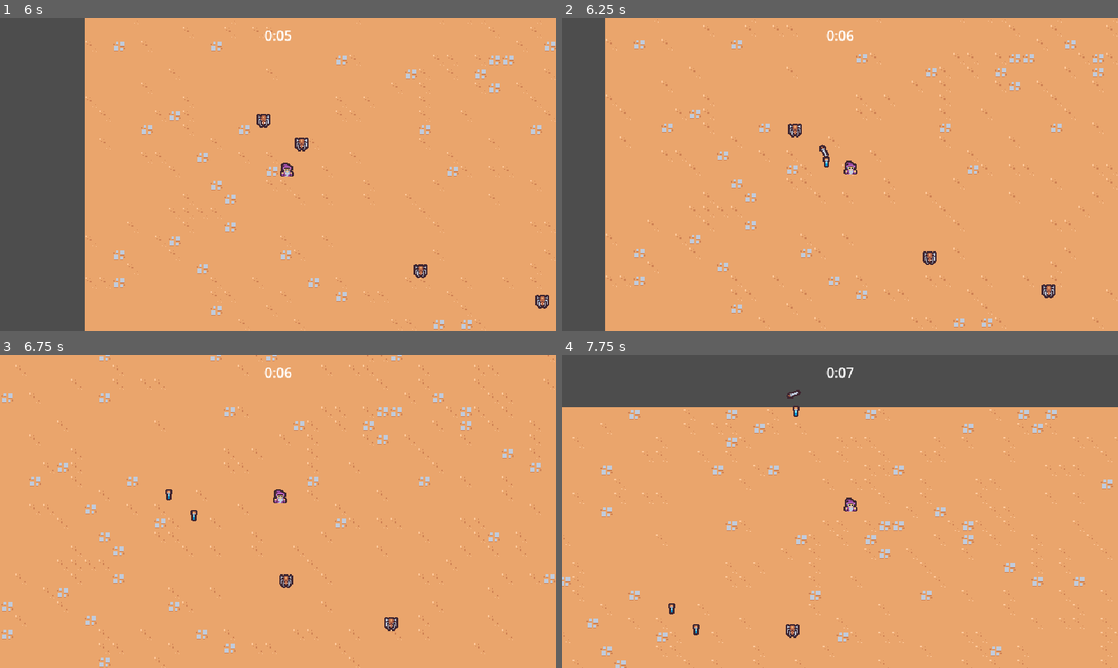
Above: before the commit, frames 1-4 (two rows, left to right).
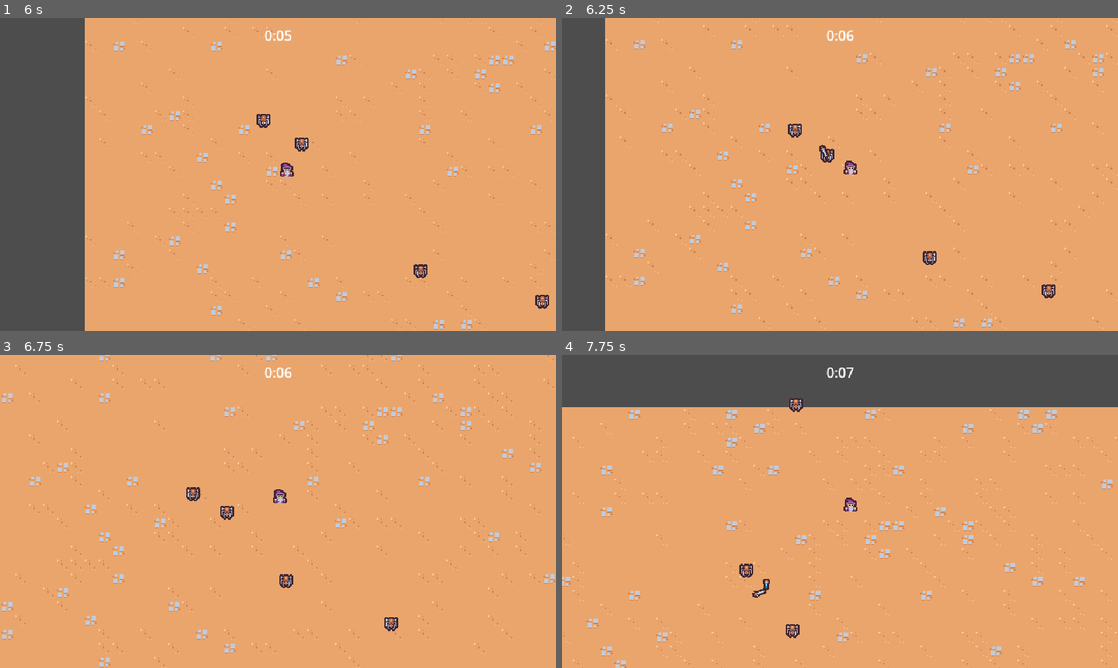
Above: after the commit, the same moments.

Repository: one19/asset-flib
Game: Godot game, scene res://scenes/main/main.tscn
Two runs of this game, one before a commit and one after it. Both use one fixed random seed, a clock stepped at 60 frames per second and the inputs below.
Inputs:
- Up to frame 1 (6 s): tap Enter at 0.5 s; hold D (our-move-right) 0.53-1.28 s; hold S (our-move-down) 1.28-2.03 s; hold D (our-move-right) 2.03-2.78 s; hold W (our-move-up) 2.78-3.53 s; hold A (our-move-left) 3.53-5.03 s; hold S (our-move-down) 5.03-5.78 s; hold D (our-move-right) from 5.78 s (still down)
- Up to frame 2 (6.25 s): keep holding D (our-move-right)
- Up to frame 3 (6.75 s): release D (our-move-right) at 6.53 s; hold W (our-move-up) from 6.53 s (still down)
- Up to frame 4 (7.75 s): release W (our-move-up) at 7.28 s; hold D (our-move-right) from 7.28 s (still down)

Frame 1 is identical in both runs. In frame 2, less than 0.1% of the frame differs, in the area x 46-49%, y 41-48%; in frame 3, 0.3%; in frame 4, 0.4%, in the area x 19-44%, y 11-90%.

Commit message:
:recycle: extract hurt and hitbox handlers.

Diff:
--- a/scenes/abilities/swordAbility/controller.gd
+++ b/scenes/abilities/swordAbility/controller.gd
@@ -3,6 +3,7 @@
 @export var swordAbility: PackedScene
 
 @export var maxRange: float = 150
+var damage = 50
 
 # Called when the node enters the scene tree for the first time.
 func _ready():
@@ -31,8 +32,9 @@
 	)
 
 	# spawn the sword as a child of the player
-	var swordInstance = swordAbility.instantiate() as Node2D
+	var swordInstance = swordAbility.instantiate() as SwordAbility
 	player.get_parent().add_child(swordInstance)
+	swordInstance.hitboxComponent.damage = damage
 
 	# set the sword location somewhere randomly rotated around the nearest enemy
 	# and offset it by 4 pixels so it should generally hit them
--- /dev/null
+++ b/scenes/abilities/swordAbility/sword_ability.gd
@@ -0,0 +1,4 @@
+extends Node2D
+class_name SwordAbility
+
+@onready var hitboxComponent = $Hitbox
--- a/scenes/abilities/swordAbility/sword_ability.tscn
+++ b/scenes/abilities/swordAbility/sword_ability.tscn
@@ -1,6 +1,8 @@
-[gd_scene load_steps=6 format=3 uid="uid://bqm3u8emkl2v4"]
+[gd_scene load_steps=8 format=3 uid="uid://bqm3u8emkl2v4"]
 
 [ext_resource type="Texture2D" uid="uid://br62avst1pknk" path="res://scenes/abilities/swordAbility/sword.png" id="1_0nbmd"]
+[ext_resource type="Script" path="res://scenes/abilities/swordAbility/sword_ability.gd" id="1_yg4n5"]
+[ext_resource type="PackedScene" uid="uid://deky1og8svb2k" path="res://scenes/components/hitbox.tscn" id="2_t6nw2"]
 
 [sub_resource type="Animation" id="Animation_curwo"]
 length = 0.001
@@ -31,7 +33,7 @@
 tracks/2/type = "value"
 tracks/2/imported = false
 tracks/2/enabled = true
-tracks/2/path = NodePath("Area2D/CollisionShape2D:disabled")
+tracks/2/path = NodePath("Hitbox/CollisionShape2D:disabled")
 tracks/2/interp = 1
 tracks/2/loop_wrap = true
 tracks/2/keys = {
@@ -86,7 +88,7 @@
 tracks/3/type = "value"
 tracks/3/imported = false
 tracks/3/enabled = true
-tracks/3/path = NodePath("Area2D/CollisionShape2D:disabled")
+tracks/3/path = NodePath("Hitbox/CollisionShape2D:disabled")
 tracks/3/interp = 1
 tracks/3/loop_wrap = true
 tracks/3/keys = {
@@ -102,9 +104,11 @@
 "swing": SubResource("Animation_1gy1d")
 }
 
-[sub_resource type="RectangleShape2D" id="RectangleShape2D_rg8un"]
+[sub_resource type="RectangleShape2D" id="RectangleShape2D_vpmho"]
+size = Vector2(30, 40)
 
 [node name="swordSwipe" type="Node2D"]
+script = ExtResource("1_yg4n5")
 
 [node name="AnimationPlayer" type="AnimationPlayer" parent="."]
 autoplay = "swing"
@@ -116,12 +120,10 @@
 texture = ExtResource("1_0nbmd")
 offset = Vector2(2.08165e-12, -4)
 
-[node name="Area2D" type="Area2D" parent="."]
-collision_layer = 4
-collision_mask = 0
+[node name="Hitbox" parent="." instance=ExtResource("2_t6nw2")]
 
-[node name="CollisionShape2D" type="CollisionShape2D" parent="Area2D"]
-position = Vector2(12.5, 4)
-scale = Vector2(1.25, 1.5)
-shape = SubResource("RectangleShape2D_rg8un")
+[node name="CollisionShape2D" type="CollisionShape2D" parent="Hitbox"]
+position = Vector2(12.5, 6)
+scale = Vector2(0.833, 1)
+shape = SubResource("RectangleShape2D_vpmho")
 disabled = true
--- /dev/null
+++ b/scenes/components/hitbox.gd
@@ -0,0 +1,4 @@
+extends Area2D
+class_name Hitbox
+
+var damage = 0
--- /dev/null
+++ b/scenes/components/hitbox.tscn
@@ -0,0 +1,8 @@
+[gd_scene load_steps=2 format=3 uid="uid://deky1og8svb2k"]
+
+[ext_resource type="Script" path="res://scenes/components/hitbox.gd" id="1_bji86"]
+
+[node name="Hitbox" type="Area2D"]
+collision_layer = 4
+collision_mask = 0
+script = ExtResource("1_bji86")
--- /dev/null
+++ b/scenes/components/hurtbox.gd
@@ -0,0 +1,19 @@
+extends Area2D
+class_name Hurtbox
+
+@export var healthComponent: Node
+
+
+func _ready():
+	area_entered.connect(hurtboxEntered)
+
+
+func hurtboxEntered(otherArea: Area2D):
+	if not otherArea is Hitbox:
+		return
+
+	if healthComponent == null:
+		return
+
+	var hitboxComponent = otherArea as Hitbox
+	healthComponent.takeDamage(hitboxComponent.damage)
--- /dev/null
+++ b/scenes/components/hurtbox.tscn
@@ -0,0 +1,8 @@
+[gd_scene load_steps=2 format=3 uid="uid://c5jisfx630adr"]
+
+[ext_resource type="Script" path="res://scenes/components/hurtbox.gd" id="1_lnd7q"]
+
+[node name="Hurtbox" type="Area2D"]
+collision_layer = 0
+collision_mask = 4
+script = ExtResource("1_lnd7q")
--- a/scenes/enemies/spider/spider.gd
+++ b/scenes/enemies/spider/spider.gd
@@ -3,12 +3,6 @@
 const MAX_SPEED = 75
 
 @onready var healthComponent: HealthComponent = $HealthComponent
-
-# Called when the node enters the scene tree for the first time.
-func _ready():
-	# get_node("area2D")
-	$Area2D.area_entered.connect(onAreaEntered)
-
 
 # Called every frame. 'delta' is the elapsed time since the previous frame.
 func _process(_delta):
@@ -25,7 +19,3 @@
 	if playerNode != null:
 		return (playerNode.global_position - global_position).normalized()
 	return Vector2.ZERO
-
-
-func onAreaEntered(_swordArea):
-	healthComponent.takeDamage(100)
--- a/scenes/enemies/spider/spider.tscn
+++ b/scenes/enemies/spider/spider.tscn
@@ -1,11 +1,12 @@
-[gd_scene load_steps=7 format=3 uid="uid://bxqwge87bx7fp"]
+[gd_scene load_steps=8 format=3 uid="uid://bxqwge87bx7fp"]
 
 [ext_resource type="Script" path="res://scenes/enemies/spider/spider.gd" id="1_ernpn"]
 [ext_resource type="PackedScene" uid="uid://ccnyy1i17j1l3" path="res://scenes/components/health_component.tscn" id="2_7o11o"]
 [ext_resource type="Texture2D" uid="uid://etbsa837cb6a" path="res://scenes/enemies/spider/spider.png" id="2_omdsj"]
 [ext_resource type="PackedScene" uid="uid://b2gfdvhb4m0o0" path="res://scenes/components/vial_drop_component.tscn" id="3_4r4ur"]
+[ext_resource type="PackedScene" uid="uid://c5jisfx630adr" path="res://scenes/components/hurtbox.tscn" id="4_cmbp4"]
 
-[sub_resource type="CircleShape2D" id="CircleShape2D_rt372"]
+[sub_resource type="CircleShape2D" id="CircleShape2D_typcc"]
 radius = 12.0
 
 [sub_resource type="CircleShape2D" id="CircleShape2D_tv0j1"]
@@ -23,13 +24,12 @@
 [node name="VialDropComponent" parent="." node_paths=PackedStringArray("healthComponent") instance=ExtResource("3_4r4ur")]
 healthComponent = NodePath("../HealthComponent")
 
-[node name="Area2D" type="Area2D" parent="."]
-collision_layer = 0
-collision_mask = 4
+[node name="Hurtbox" parent="." node_paths=PackedStringArray("healthComponent") instance=ExtResource("4_cmbp4")]
+healthComponent = NodePath("../HealthComponent")
 
-[node name="CollisionShape2D" type="CollisionShape2D" parent="Area2D"]
+[node name="CollisionShape2D" type="CollisionShape2D" parent="Hurtbox"]
 position = Vector2(2.08165e-12, -8.5)
-shape = SubResource("CircleShape2D_rt372")
+shape = SubResource("CircleShape2D_typcc")
 
 [node name="Sprite2D" type="Sprite2D" parent="."]
 texture = ExtResource("2_omdsj")
